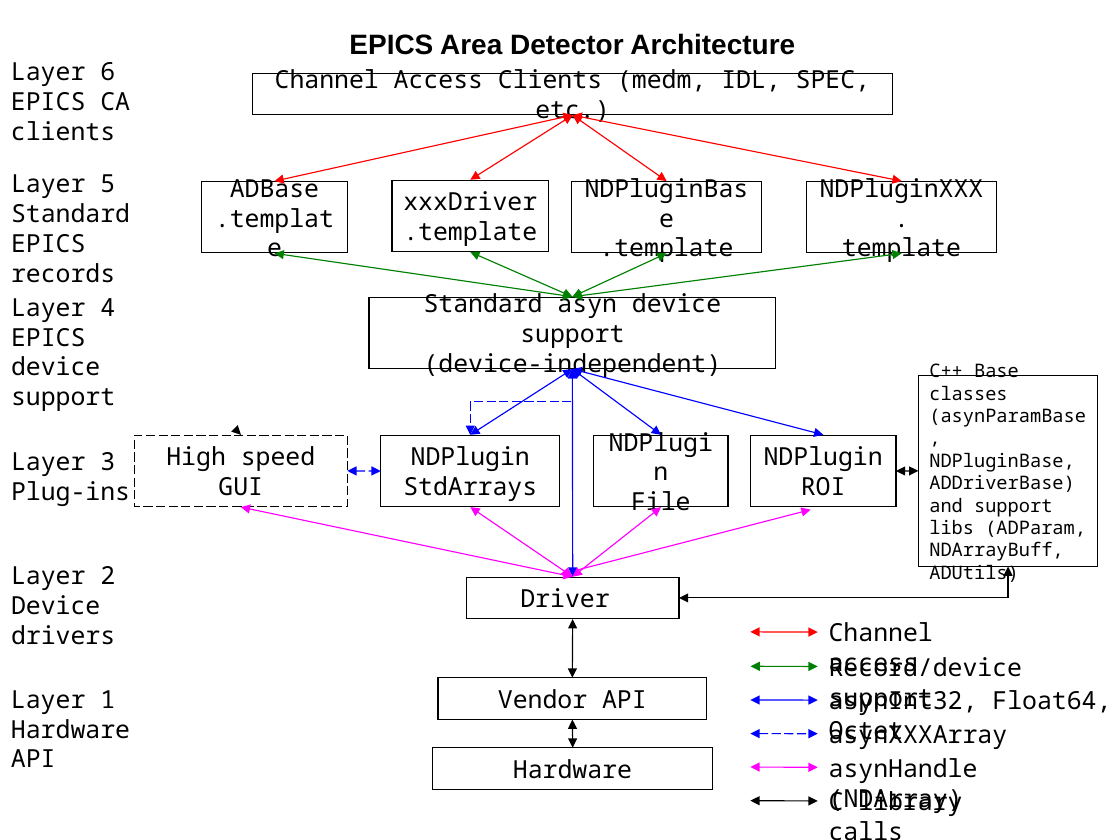
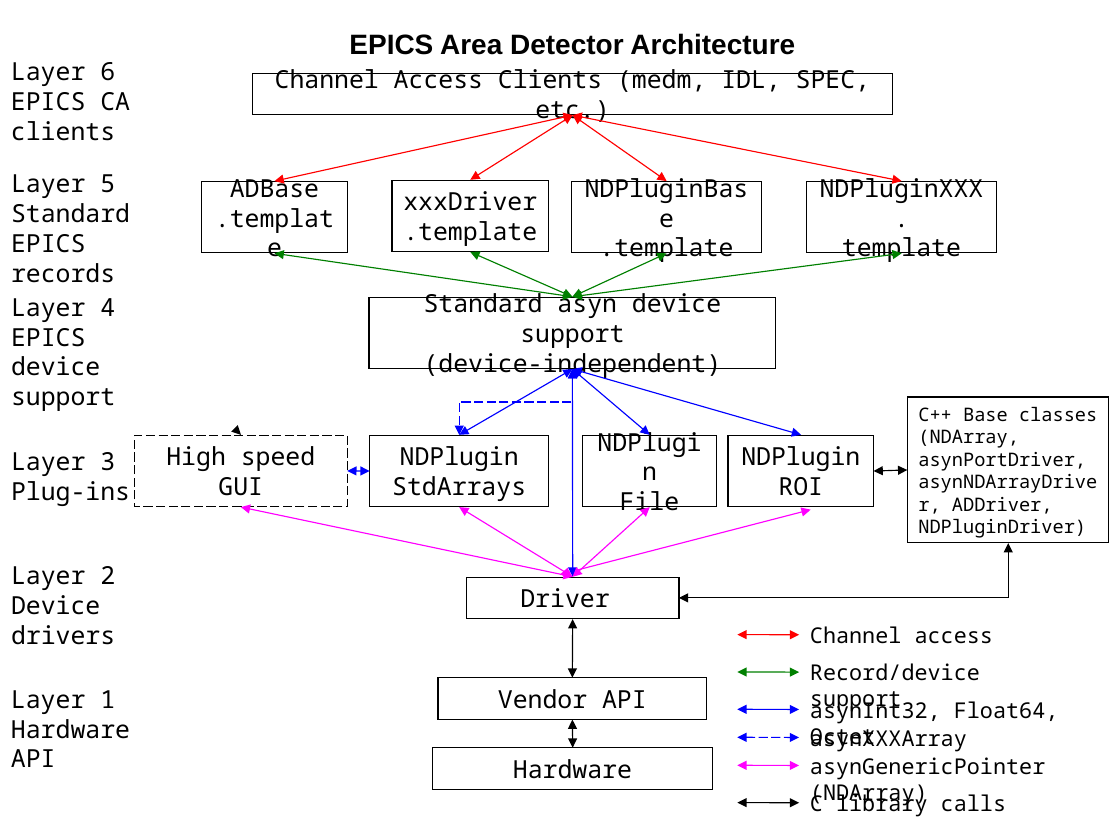
Before and after one commit to areaDetector/ADProsilica, a slide deck: slide 1 of documentation/areaDetectorArchitecture.ppt. Drawn at 1120x840 pixels with LibreOffice and Linux fonts; fonts in the diff are those of the drawing. Boxes give left, top, right and bottom in pixels: in the first picture for what was removed or moved away, otherwise in the second. Text is boxed around its words. In the diff, an @@ line names an element or a change of style, - is before the commit and + after.

Commit message:
New for some components

```diff
--- a/documentation/areaDetectorArchitecture.ppt
+++ b/documentation/areaDetectorArchitecture.ppt
@@ elbow double arrow moved from (572, 370) - (470, 435) to (572, 370) - (459, 435) @@
@@ double arrow moved from (572, 370) - (470, 435) to (572, 370) - (459, 435) @@
@@ double arrow moved from (572, 370) - (661, 435) to (572, 370) - (650, 435) @@
@@ double arrow moved from (572, 370) - (823, 435) to (572, 370) - (801, 435) @@
@@ rectangle "C++ Base classes (NDArray, asynPortDriver, ...": place and size @@
-rectangle "C++ Base classes (NDArray, asynPortDriver, ..." at box(918, 375, 1098, 566)
+rectangle "C++ Base classes (NDArray, asynPortDriver, ..." at box(907, 396, 1109, 542)
@@ text in rectangle at box(918, 406, 1097, 538): text changed @@
-C++ Base classes (asynParamBase, NDPluginBase, ADDriverBase) and support libs (ADParam, NDArrayBuff, ADUtils)
+C++ Base classes (NDArray, asynPortDriver, asynNDArrayDriver, ADDriver, NDPluginDriver)
@@ rectangle "NDPlugin StdArrays": place and size @@
-rectangle "NDPlugin StdArrays" at box(381, 436, 560, 507)
+rectangle "NDPlugin StdArrays" at box(370, 436, 549, 507)
@@ rectangle "NDPlugin File": place and size @@
-rectangle "NDPlugin File" at box(594, 436, 728, 507)
+rectangle "NDPlugin File" at box(582, 436, 717, 507)
@@ rectangle "NDPluginROI": place and size @@
-rectangle "NDPluginROI" at box(750, 436, 896, 507)
+rectangle "NDPluginROI" at box(728, 436, 874, 507)
@@ double arrow moved from (347, 470) - (381, 472) to (347, 470) - (370, 472) @@
@@ double arrow moved from (918, 470) - (896, 472) to (907, 470) - (874, 472) @@
@@ double arrow moved from (470, 507) - (572, 577) to (459, 507) - (572, 577) @@
@@ double arrow moved from (661, 507) - (572, 577) to (650, 507) - (572, 577) @@
@@ elbow double arrow moved from (679, 598) - (1008, 567) to (679, 598) - (1008, 543) @@
@@ text "Channel access": place and size @@
-text "Channel access" at box(829, 622, 933, 677)
+text "Channel access" at box(810, 626, 993, 644)
@@ double arrow moved from (750, 632) - (818, 632) to (737, 635) - (799, 635) @@
@@ size 16 to 14 pt in 5 elements at box(810, 791, 1006, 817), box(810, 626, 993, 644), box(810, 728, 967, 752), box(810, 698, 1059, 750), box(810, 663, 980, 713) @@
@@ text "Record/device support": place and size @@
-text "Record/device support" at box(829, 657, 1023, 713)
+text "Record/device support" at box(810, 663, 980, 713)
@@ double arrow moved from (750, 666) - (818, 666) to (737, 672) - (799, 672) @@
@@ double arrow moved from (750, 700) - (818, 700) to (737, 709) - (799, 709) @@
@@ text "asynXXXArray": place and size @@
-text "asynXXXArray" at box(829, 721, 1008, 749)
+text "asynXXXArray" at box(810, 728, 967, 752)
@@ text "asynInt32, Float64, Octet": place and size @@
-text "asynInt32, Float64, Octet" at box(829, 689, 1111, 746)
+text "asynInt32, Float64, Octet" at box(810, 698, 1059, 750)
@@ double arrow moved from (750, 734) - (818, 734) to (737, 737) - (799, 737) @@
@@ double arrow moved from (750, 767) - (818, 767) to (737, 765) - (799, 765) @@
@@ text at box(810, 757, 1045, 806): text changed; size 16 to 14 pt @@
-asynHandle (NDArray)
+asynGenericPointer (NDArray)
@@ double arrow moved from (750, 801) - (818, 801) to (737, 803) - (799, 803) @@
@@ text "C library calls": place and size @@
-text "C library calls" at box(829, 789, 962, 816)
+text "C library calls" at box(810, 791, 1006, 817)
```
